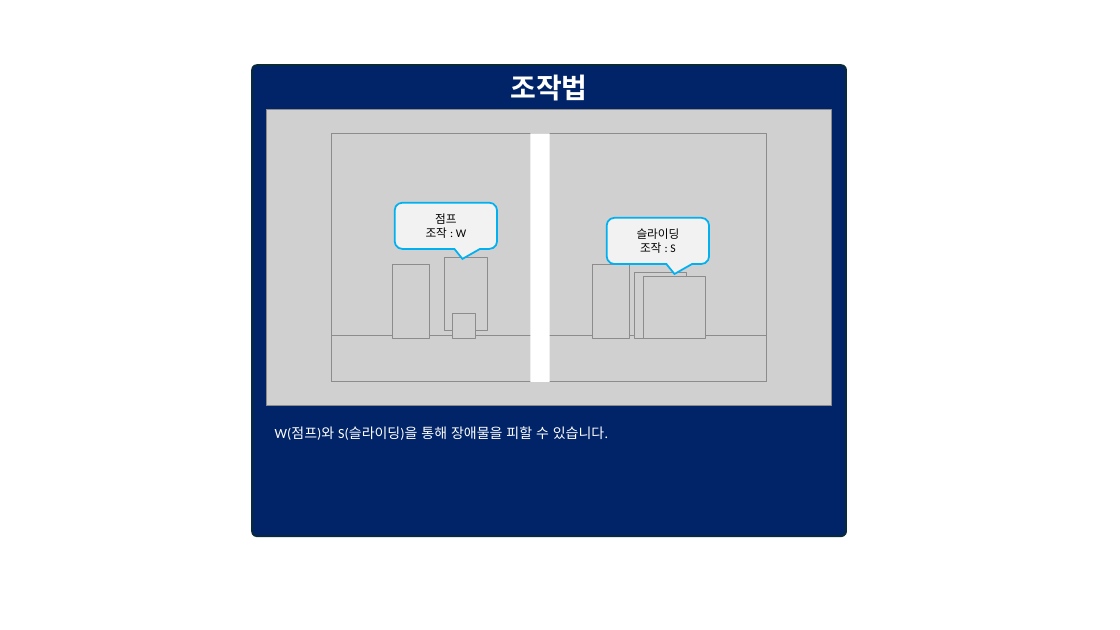
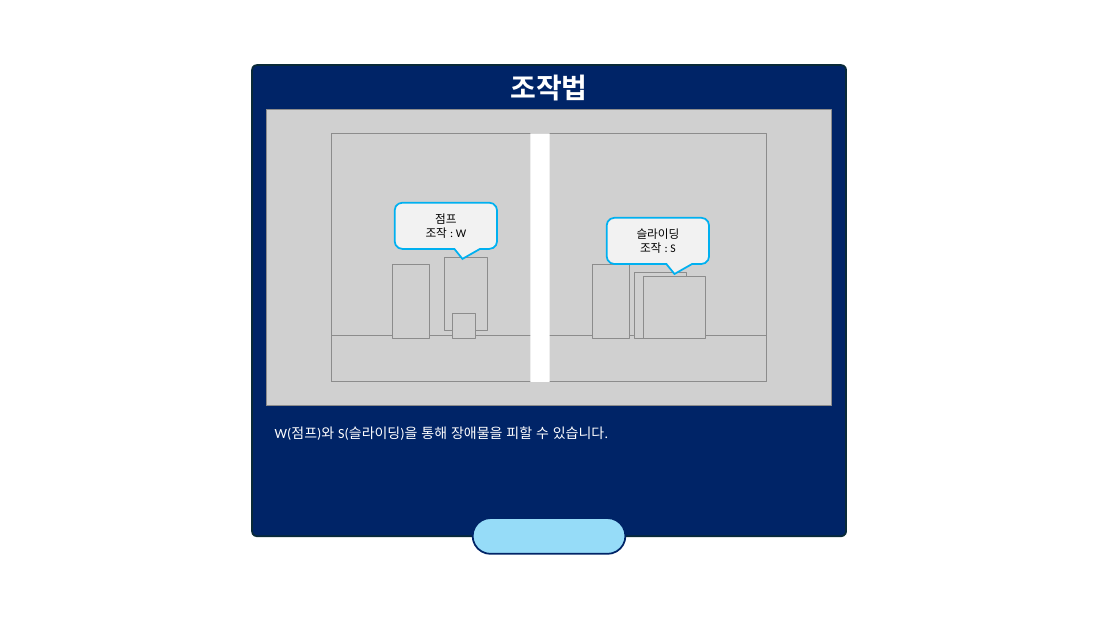
Before and after one commit to weariness00/Mandle_10Minute_Game, a slide deck: slide 35 of document/UI.pptx (slide 34 before the commit). Drawn at 1120x630 pixels with LibreOffice and Linux fonts; fonts in the diff are those of the drawing; grey boxes stand for pictures. Boxes give left, top, right and bottom in pixels: in the first picture for what was removed or moved away, otherwise in the second. Text is boxed around its words. In the diff, an @@ line names an element or a change of style, - is before the commit and + after.

```diff
--- a/document/UI.pptx
+++ b/document/UI.pptx
@@ rounded rectangle added at box(473, 518, 626, 555), fill #96DCF8, outline #002467 1.5 pt @@
```
Also in this commit, not shown: 2 slides added, 1 slide removed, 1 other file.
